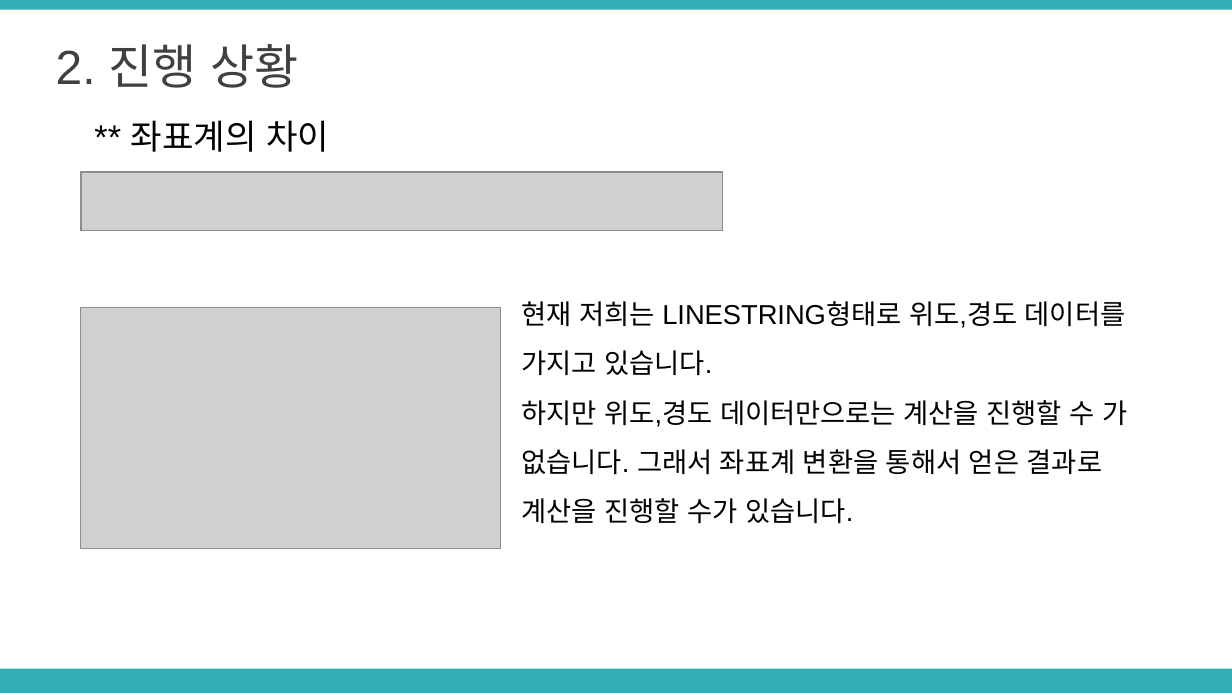
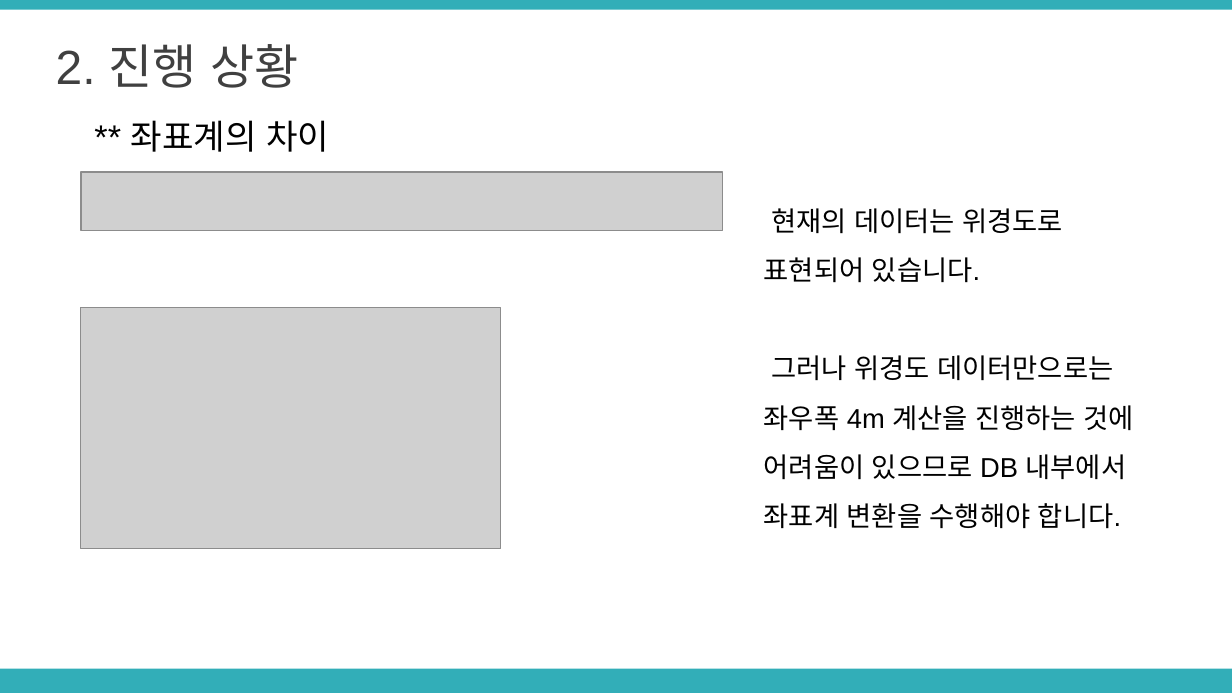
Before and after one commit to LimHyeji/Safety_Assistant, a slide deck: slide 9 of 8주차 중간발표 PPT(6조, 노란돌고래).pptx. Drawn at 1232x693 pixels with LibreOffice and Linux fonts; fonts in the diff are those of the drawing; grey boxes stand for pictures. Boxes give left, top, right and bottom in pixels: in the first picture for what was removed or moved away, otherwise in the second. Text is boxed around its words. In the diff, an @@ line names an element or a change of style, - is before the commit and + after.

```diff
--- a/8주차 중간발표 PPT(6조, 노란돌고래).pptx
+++ b/8주차 중간발표 PPT(6조, 노란돌고래).pptx
@@ text at (764,208,1134,529): text changed @@
-현재 저희는 LINESTRING형태로 위도,경도 데이터를 가지고 있습니다.
-하지만 위도,경도 데이터만으로는 계산을 진행할 수 가 없습니다. 그래서 좌표계 변환을 통해서 얻은 결과로 계산을 진행할 수가 있습니다.
+현재의 데이터는 위경도로 표현되어 있습니다.
+그러나 위경도 데이터만으로는 좌우폭 4m 계산을 진행하는 것에 어려움이 있으므로 DB 내부에서 좌표계 변환을 수행해야 합니다.
```
Also in this commit, not shown: 9 other slides changed, 1 slide added.
